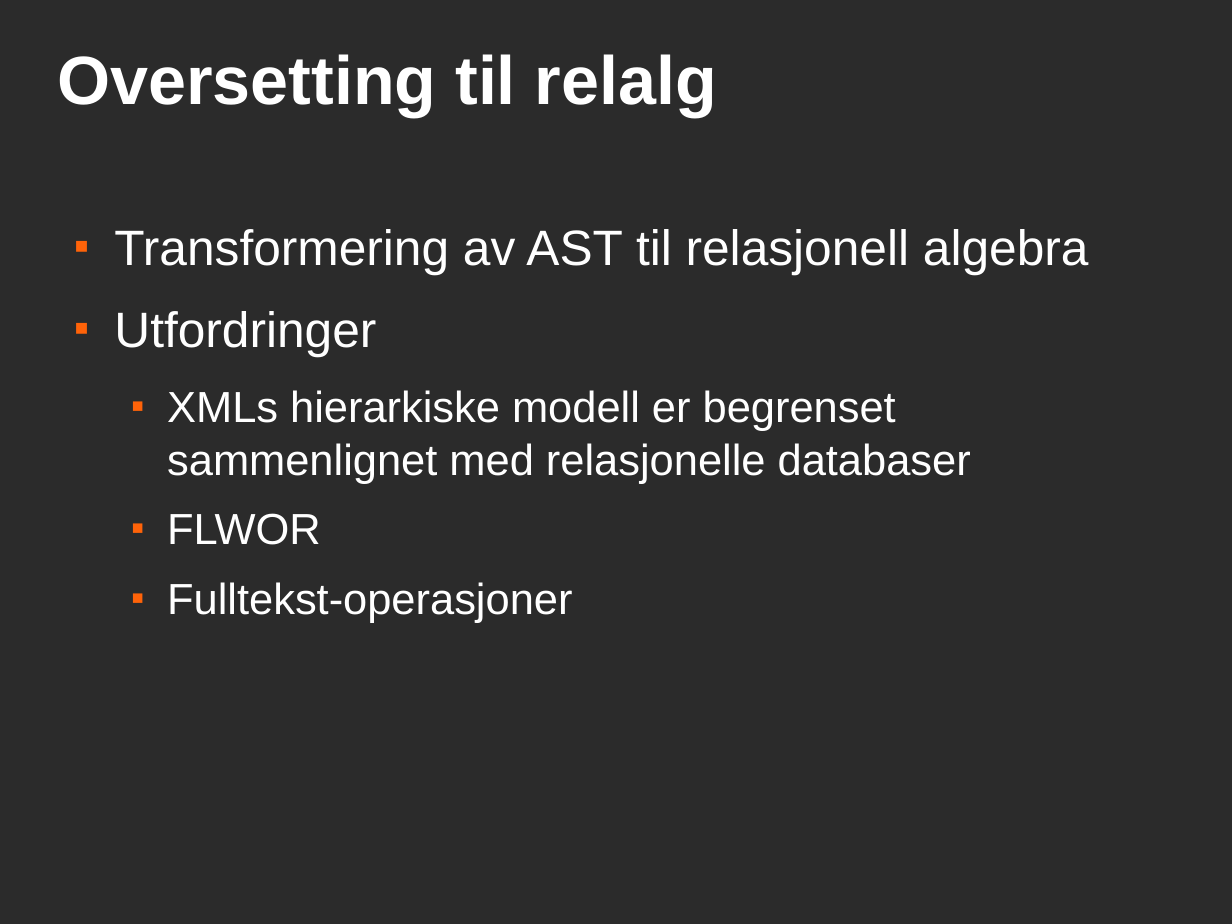
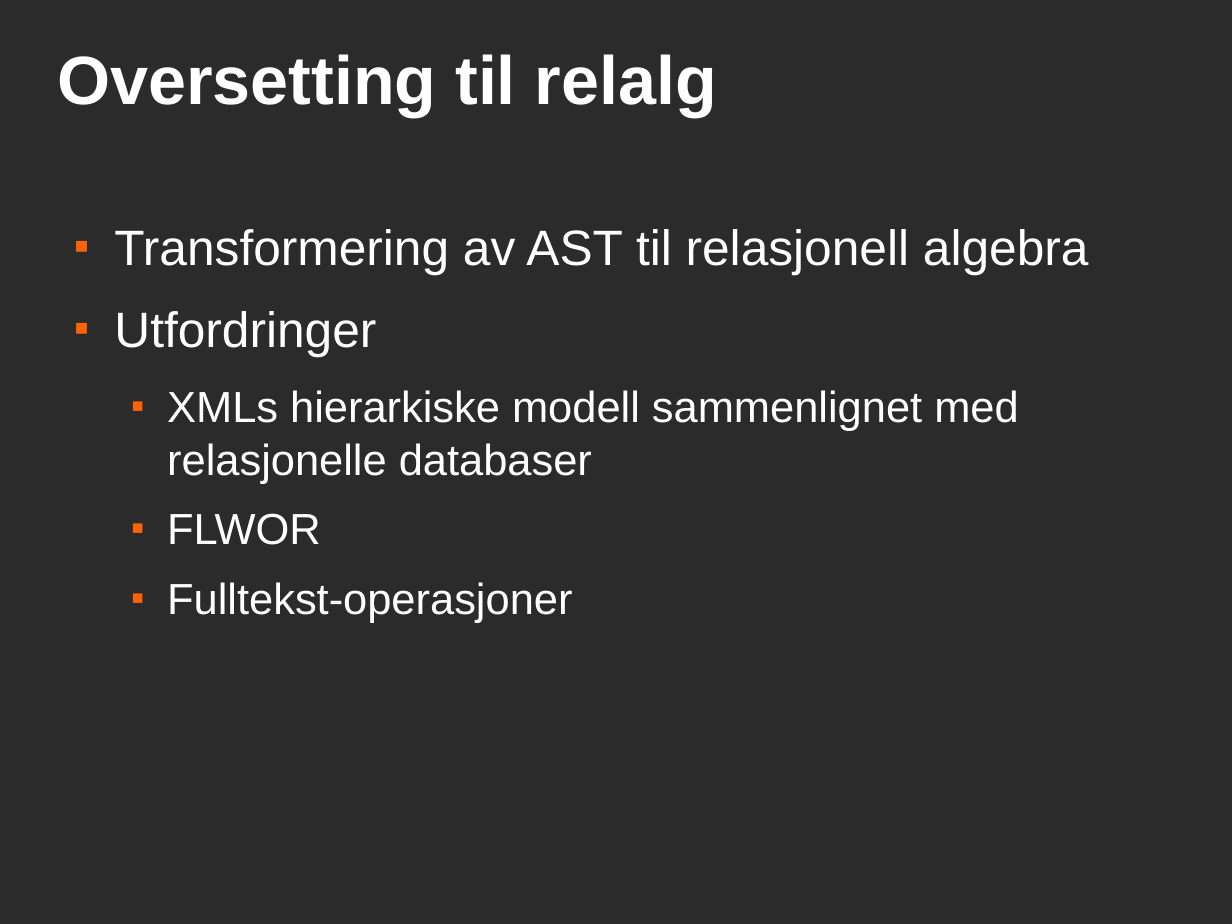
Before and after one commit to andrerav/xqft-parser, a slide deck: slide 15 of doc/xqueryft.odp. Drawn at 1232x924 pixels with LibreOffice and Linux fonts; fonts in the diff are those of the drawing; background and template pictures are left out; a plain dark background stands for a picture behind light text. Boxes give left, top, right and bottom in pixels: in the first picture for what was removed or moved away, otherwise in the second. Text is boxed around its words. In the diff, an @@ line names an element or a change of style, - is before the commit and + after.

```diff
--- a/doc/xqueryft.odp
+++ b/doc/xqueryft.odp
@@ text at box(167, 390, 1018, 484): text changed @@
-  ■ XMLs hierarkiske modell er begrenset sammenlignet med relasjonelle databaser
+  ■ XMLs hierarkiske modell sammenlignet med relasjonelle databaser
```
